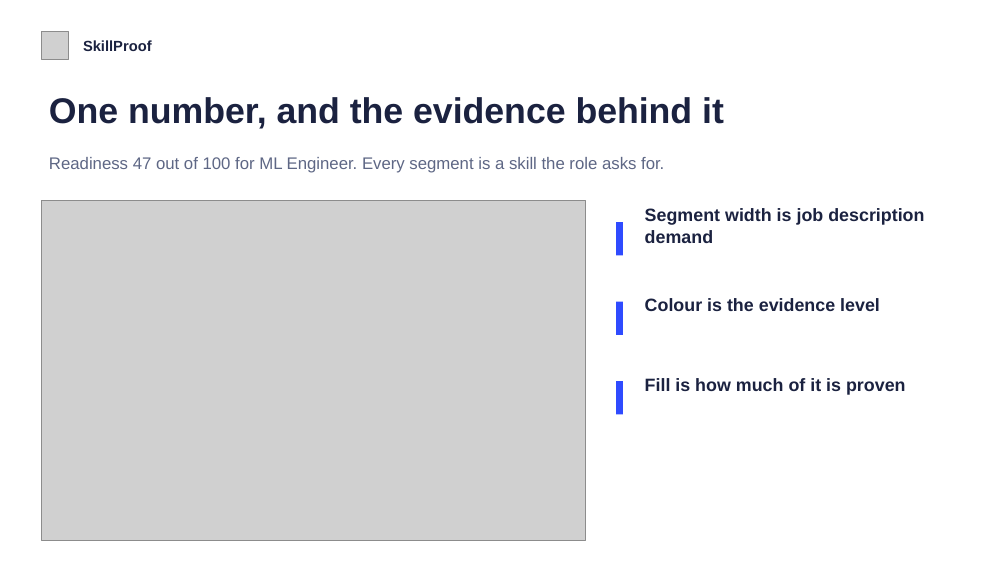
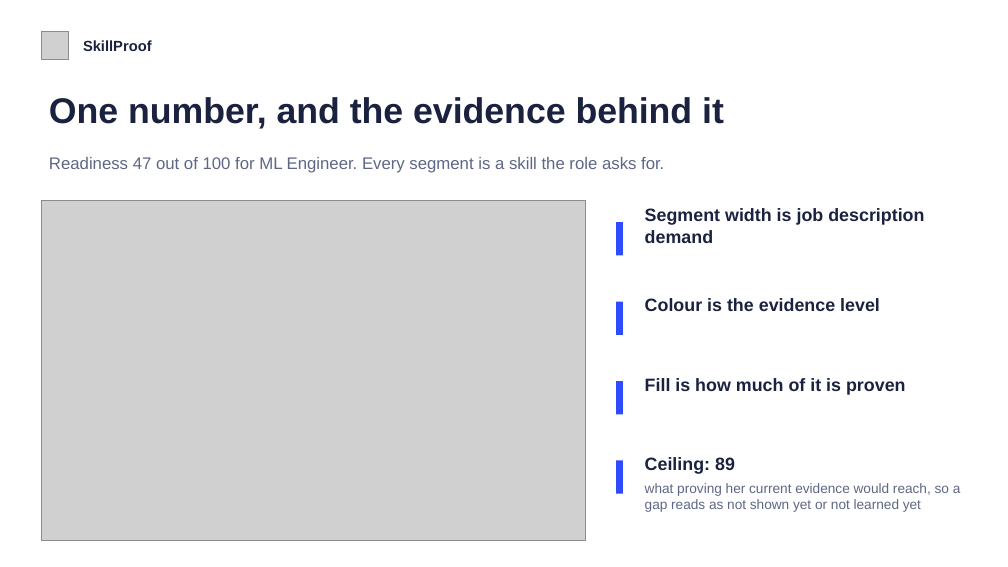
Before and after one commit to shubhamverma-devx/skillproof, a slide deck: slide 5 of docs/SkillProof_Pitch.pptx. Drawn at 1008x567 pixels with LibreOffice and Linux fonts; fonts in the diff are those of the drawing; grey boxes stand for pictures. Boxes give left, top, right and bottom in pixels: in the first picture for what was removed or moved away, otherwise in the second. Text is boxed around its words. In the diff, an @@ line names an element or a change of style, - is before the commit and + after.

Commit message:
chore(docs): refresh screenshots, deck and video against production with the ceiling

```diff
--- a/docs/SkillProof_Pitch.pptx
+++ b/docs/SkillProof_Pitch.pptx
@@ rectangle added at box(616, 461, 623, 494), fill #2F4BFF @@
@@ text added at box(645, 457, 735, 474), 17 pt, text #1B2240, bold @@
+Ceiling: 89
@@ text added at box(645, 483, 961, 512), 13 pt, text #5E6785 @@
+what proving her current evidence would reach, so a gap reads as not shown yet or not learned yet
```
Also in this commit, not shown: 16 other files.
